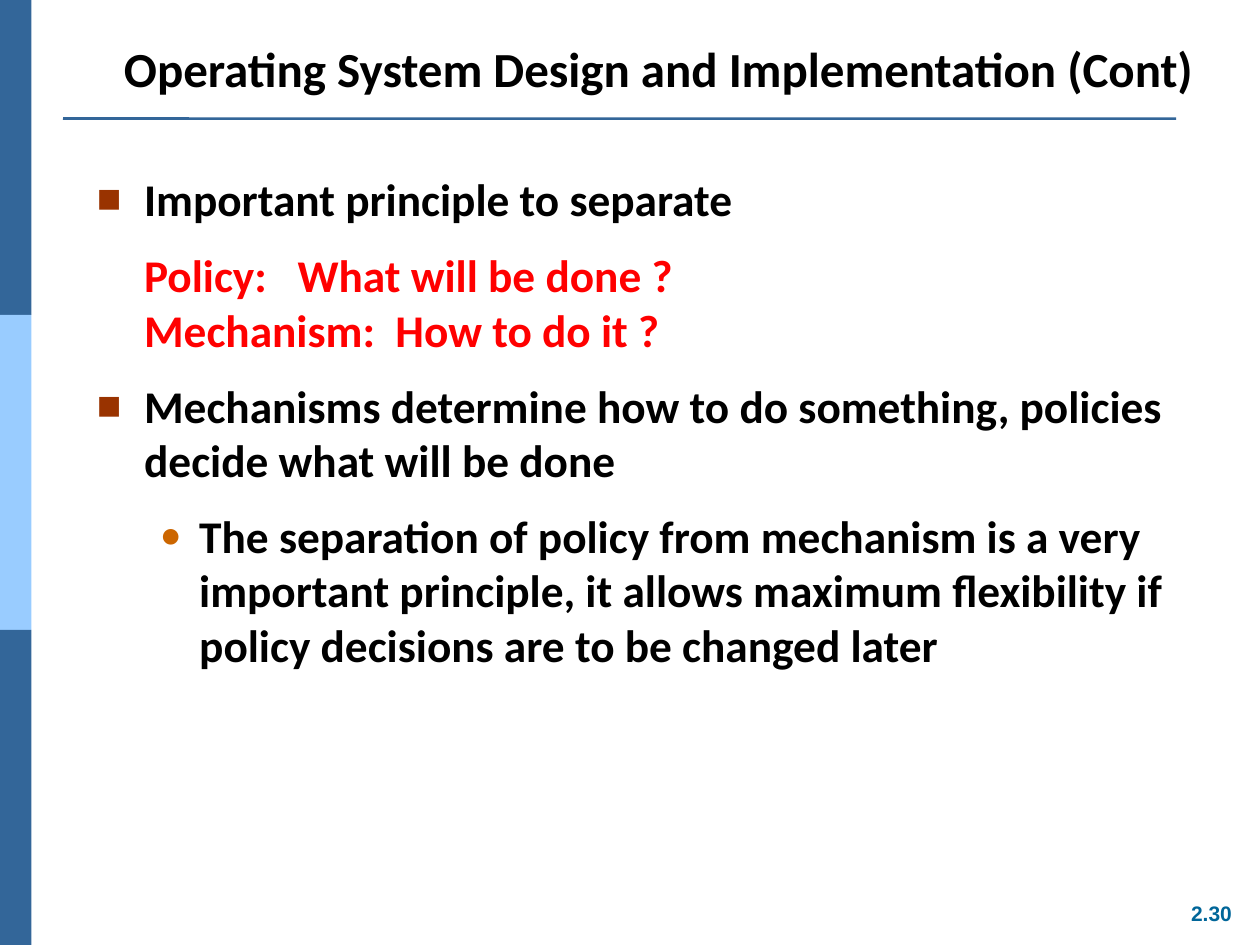
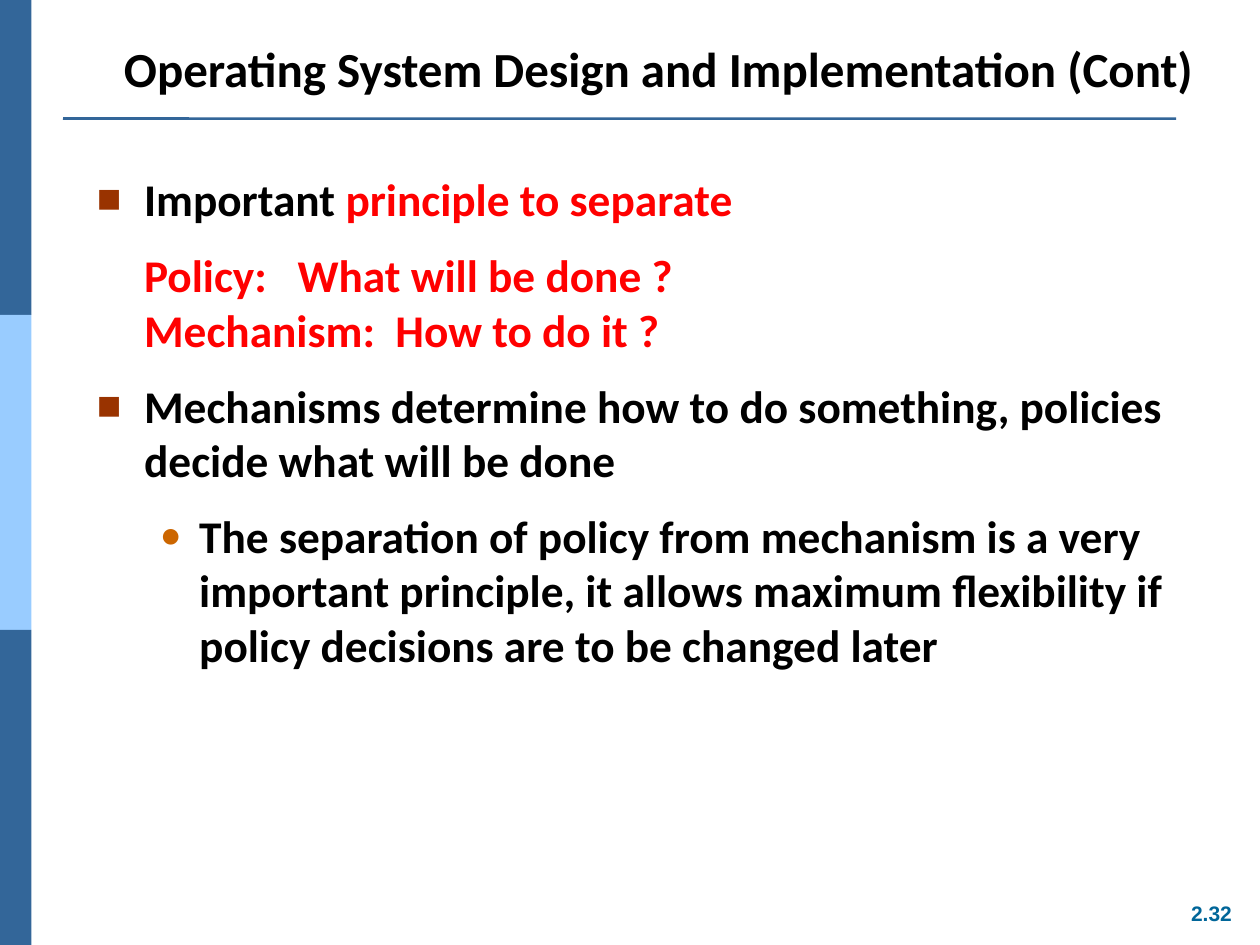
Before and after one commit to Yang09701194/OS_Learning, a slide deck: slide 32 of ch02.ppt (slide 30 before the commit). Drawn at 1260x945 pixels with LibreOffice and Linux fonts; fonts in the diff are those of the drawing. Boxes give left, top, right and bottom in pixels: in the first picture for what was removed or moved away, otherwise in the second. Text is boxed around its words. In the diff, an @@ line names an element or a change of style, - is before the commit and + after.

```diff
--- a/ch02.ppt
+++ b/ch02.ppt
@@ text at [144,184,733,223]: text colour #000000 to #FF0000 in "principle to separate" @@
@@ page number at [1191,906,1232,922]: text changed @@
-2.30
+2.32
```
Also in this commit, not shown: 12 other slides changed, 2 slides added.
